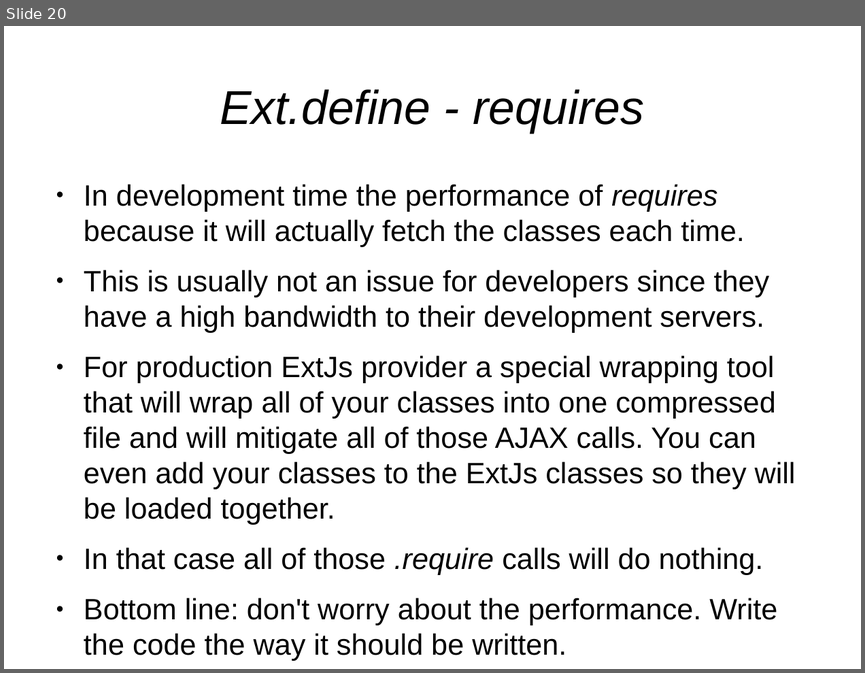
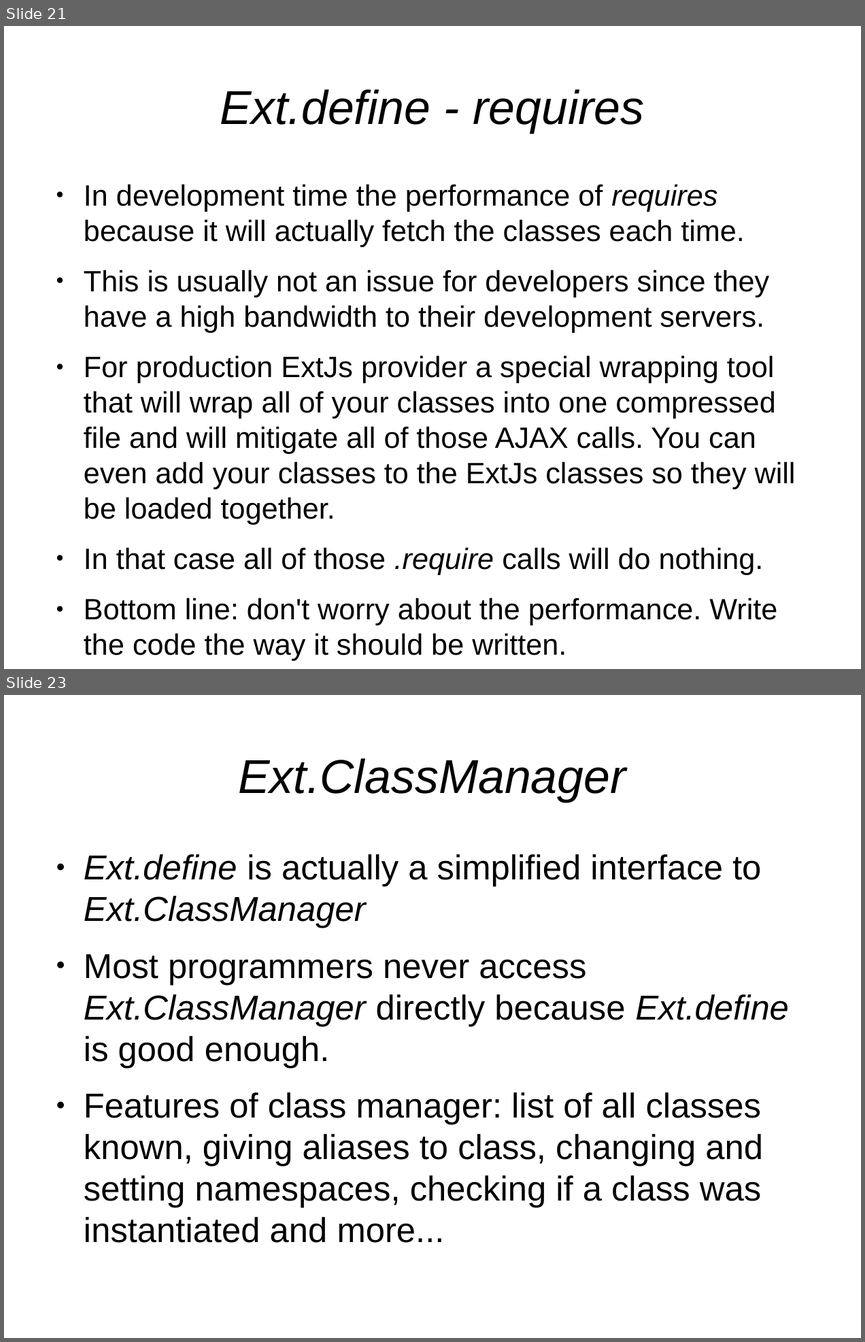
Before and after one commit to veltzer/demos, a slide deck: javascript/extjs/doc/extjs_oo.odp. Shown one above the other, each under a label of ours: slide 20 before the commit, slides 21 and 23 after it; the slides between them are not shown. The pictures are 865x673 and 865x1342 pixels, drawn with LibreOffice and Linux fonts; fonts in the diff are those of the drawing. Boxes give left, top, right and bottom in pixels: in the first picture for what was removed or moved away, otherwise in the second. Text is boxed around its words. In the diff, an @@ line names an element or a change of style, - is before the commit and + after.

```diff
--- a/javascript/extjs/doc/extjs_oo.odp
+++ b/javascript/extjs/doc/extjs_oo.odp
@@ slide 23 added at (x1=4, y1=695, x2=861, y2=1338), background #FFFFFF @@
@@ title added at (x1=238, y1=758, x2=626, y2=802), 44 pt, text #000000, italic @@
+Ext.ClassManager
@@ text added at (x1=84, y1=854, x2=789, y2=1208), 32 pt, text #000000 @@
+● Ext.define is actually a simplified interface to Ext.ClassManager
+● Most programmers never access Ext.ClassManager directly because Ext.define is good enough.
+● Features of class manager: list of all classes known, giving aliases to class, changing and setting namespaces, checking if a class was instantiated and more...
@@ what was slide 20 is now slide 21 @@
```
Also in this commit, not shown: 2 other slides added, 2 other files.
